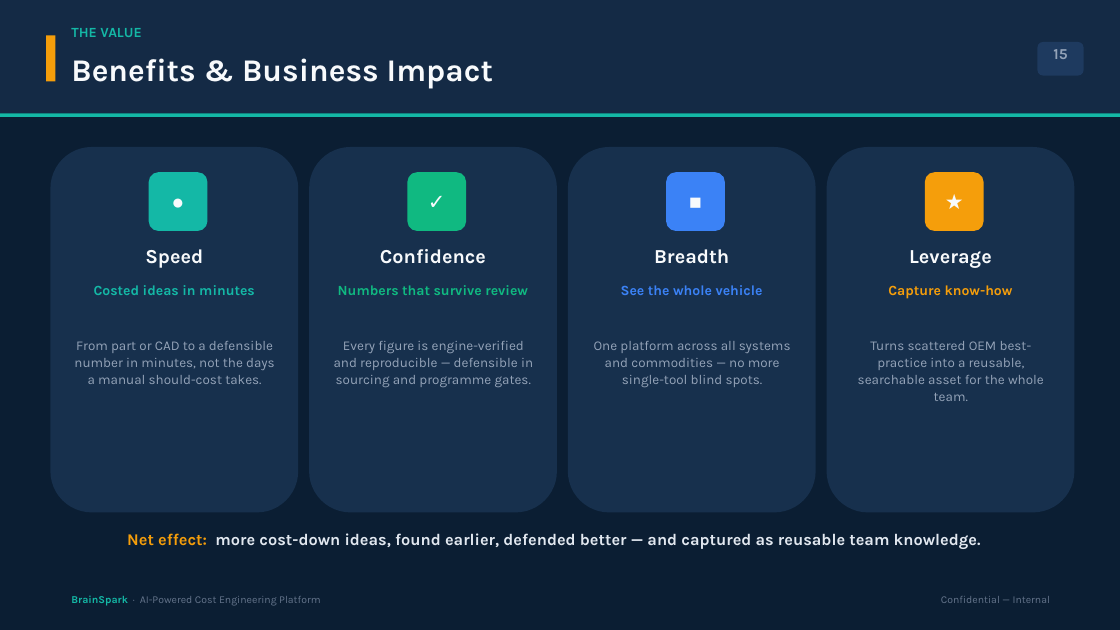
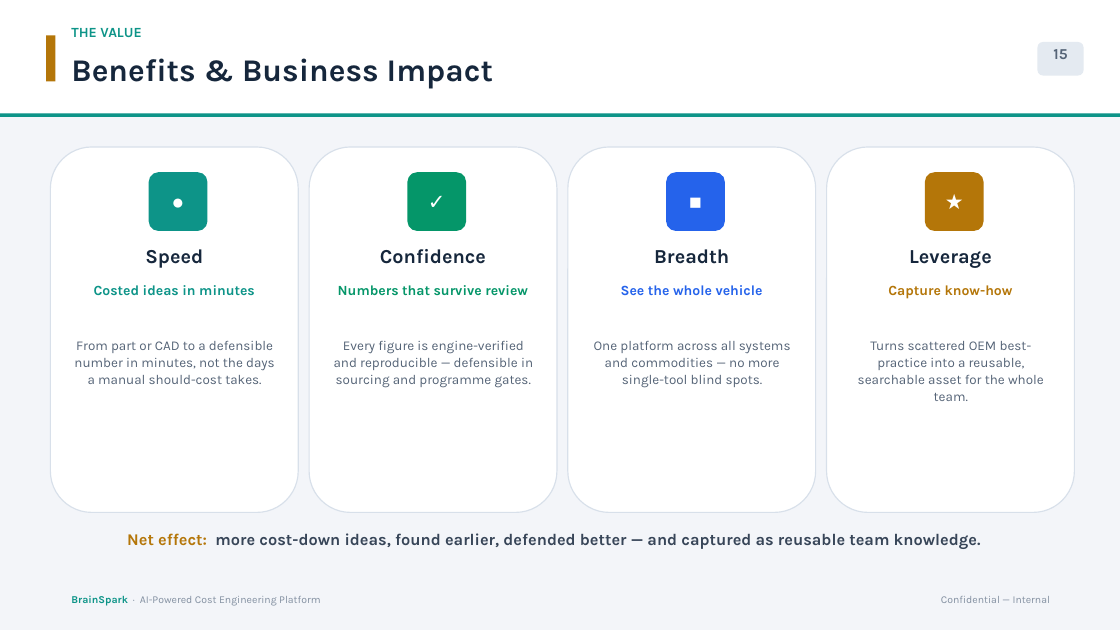
Before and after one commit to bhosaleavinash546/leamington-marathi, a slide deck: slide 15 of BrainSpark_Director_Presentation.pptx. Drawn at 1120x630 pixels with LibreOffice and Linux fonts; fonts in the diff are those of the drawing. Boxes give left, top, right and bottom in pixels: in the first picture for what was removed or moved away, otherwise in the second. Text is boxed around its words. In the diff, an @@ line names an element or a change of style, - is before the commit and + after.

```diff
--- a/BrainSpark_Director_Presentation.pptx
+++ b/BrainSpark_Director_Presentation.pptx
@@ background #0B1E33 to #F3F5F9 @@
@@ rectangle at <box>0,0,1120,113</box>: fill #142A45 to #FFFFFF @@
@@ text "THE VALUE" at <box>71,28,141,37</box>: text colour #14B8A6 to #0D9488 @@
@@ rectangle at <box>46,35,55,82</box>: fill #F59E0B to #B47609 @@
@@ rounded rectangle at <box>1038,42,1084,76</box>: fill #1E3A5F to #E4EAF1 @@
@@ rectangle at <box>0,113,1120,117</box>: fill #14B8A6 to #0D9488 @@
@@ fill #17304D to #FFFFFF; outline none to #D8E0EA 1 pt in 4 elements at <box>50,147,298,513</box>, <box>309,147,557,513</box>, <box>568,147,816,513</box>, <box>827,147,1075,513</box> @@
@@ rounded rectangle at <box>149,172,208,231</box>: fill #14B8A6 to #0D9488 @@
@@ rounded rectangle at <box>408,172,466,231</box>: fill #10B981 to #059669 @@
@@ rounded rectangle at <box>666,172,725,231</box>: fill #3B82F6 to #2563EB @@
@@ text colour #F8FAFC to #FFFFFF in 4 elements at <box>149,172,208,231</box>, <box>408,172,466,231</box>, <box>666,172,725,231</box>, <box>925,172,984,231</box> @@
@@ rounded rectangle at <box>925,172,984,231</box>: fill #F59E0B to #B47609 @@
@@ text colour #F8FAFC to #16273C in 5 elements at <box>71,58,493,89</box>, <box>145,249,203,268</box>, <box>380,249,486,264</box>, <box>654,249,729,264</box>, <box>909,250,992,268</box> @@
@@ text "Costed ideas in minutes" at <box>94,285,255,295</box>: text colour #14B8A6 to #0D9488 @@
@@ text "Numbers that survive review" at <box>338,285,528,296</box>: text colour #10B981 to #059669 @@
@@ text "See the whole vehicle" at <box>621,285,763,295</box>: text colour #3B82F6 to #2563EB @@
@@ text "Capture know-how" at <box>888,285,1013,299</box>: text colour #F59E0B to #B47609 @@
@@ text colour #94A3B8 to #556477 in 5 elements at <box>1053,49,1067,59</box>, <box>74,341,275,384</box>, <box>334,341,533,388</box>, <box>594,341,791,388</box>, <box>858,341,1044,401</box> @@
@@ text "Net effect: more cost-down ideas, ..." at <box>127,533,981,549</box>: text colour #F59E0B to #B47609 in "Net effect:"; text colour #E2E8F0 to #374558 in "more cost-down ideas, found earlier, defended better ..." @@
@@ text "BrainSpark · AI-Powered Cost Engineering ..." at <box>71,595,320,606</box>: text colour #14B8A6 to #0D9488 in "BrainSpark"; text colour #64748B to #8390A1 in "· AI-Powered Cost Engineering Platform" @@
@@ text "Confidential — Internal" at <box>941,596,1050,603</box>: text colour #64748B to #8390A1 @@
```
Also in this commit, not shown: 17 other slides changed, 1 other file.
